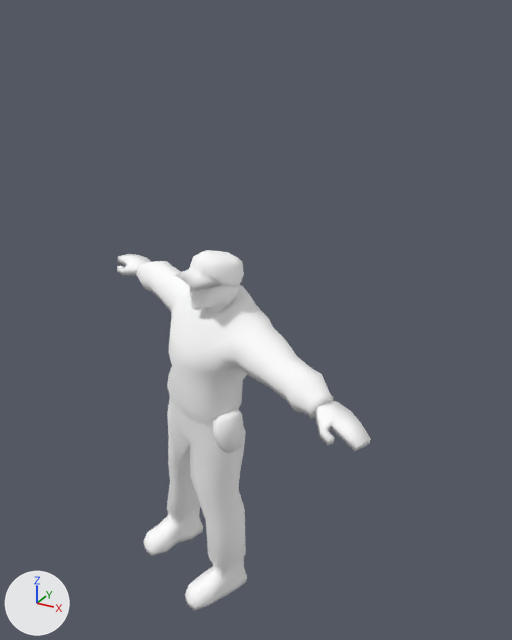
The Blender file trunk/data/blender/hero/hero.blend as it was, and as the next commit left it.
Both versions are drawn from a 50 mm camera at (3.47, -5.69, 4.27) aimed at (0.03, 0.55, 1.15). Lighting does not change. The marker at lower left points along +X, +Y and +Z. The same objects are shown in both versions, whatever each file hides.
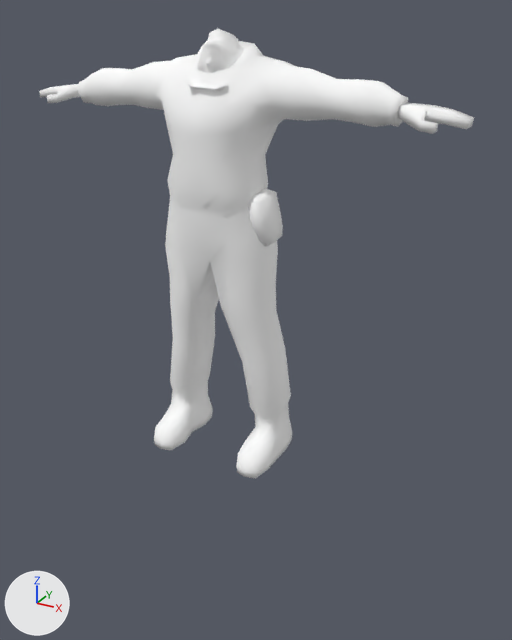
Where the change shows, as pixel boxes [x1, y1, x2, y2] in the pictures (512 x 640 px; the box of a moved part takes in the faces that stretch with it):
```json
{"object": "Cube.019", "change": "reshaped, moved, turned", "before": [117, 250, 371, 611], "after": [39, 41, 474, 479]}
{"object": "Cube.001", "change": "added", "after": [183, 28, 244, 91]}
{"part": 1, "of": "me_cube_021", "change": "moved or reshaped", "before": [212, 408, 244, 453], "after": [248, 188, 283, 247]}
{"part": 2, "of": "me_cube_021", "change": "moved or reshaped", "before": [315, 400, 371, 451], "after": [398, 103, 474, 134]}
{"part": 3, "of": "me_cube_021", "change": "moved or reshaped", "before": [117, 254, 151, 275], "after": [39, 84, 80, 103]}
{"part": 4, "of": "me_cube_021", "change": "moved or reshaped", "before": [136, 261, 333, 611], "after": [78, 41, 408, 479]}
{"part": 5, "of": "me_cube_021", "change": "deleted", "before": [189, 286, 239, 313]}
{"part": 6, "of": "me_cube_021", "change": "deleted", "before": [175, 250, 244, 291]}
```

Edits to the scene script, one JSON object a line:
```json
{"block": "me_cube_021", "where": "me_cube_021.from_pydata(...)  # 667 vertices, 775 faces; spans x -2.32..1.76, y -0.64..1.28, z -2.56..2.0"}
{"block": "me_cube_021", "where": "# used by ob_cube_019; location = (0.0, 0.0, 0.0)"}
{"block": "me_cube_021", "change": "me_cube_021 part 1: the loose piece of 20 vertices spanning x -0.16..0.13, y -0.16..0.19, z -0.27..0.26 is moved by (0.28, -0.32, 0.28)"}
{"block": "me_cube_021", "change": "me_cube_021 part 2: the loose piece of 28 vertices spanning x 1.18..1.76, y -0.64..-0.21, z 0.66..0.88 is moved by (0.28, -0.32, 0.28)"}
{"block": "me_cube_021", "change": "me_cube_021 part 3: the loose piece of 28 vertices spanning x -2.32..-1.72, y 0.87..1.28, z 1.2..1.35 is moved by (0.28, -0.32, 0.28)"}
{"block": "me_cube_021", "change": "me_cube_021 part 4: the loose piece of 394 vertices spanning x -1.81..1.29, y -0.45..1.1, z -2.56..1.54 is moved by (0.28, -0.32, 0.28)"}
{"block": "me_cube_021", "change": "me_cube_021 part 5: the loose piece of 145 vertices spanning x -0.46..0.0, y -0.11..0.44, z 1.32..1.92 is deleted"}
{"block": "me_cube_021", "change": "me_cube_021 part 6: the loose piece of 52 vertices spanning x -0.56..0.03, y -0.25..0.47, z 1.64..2.0 is deleted"}
{"op": "add", "block": "me_cube", "code": ["me_cube = bpy.data.meshes.new('Cube')", "me_cube.from_pydata(...)  # 197 vertices, 307 faces; spans x -0.237..0.22, y -0.333..0.365, z -0.345..0.327", "me_cube.polygons.foreach_set('use_smooth', [True] * 307)", "me_cube.materials.append(mat_material_001)  # white #ffffff"]}
{"op": "set", "path": "ob_cube_019.location", "old": "(0.0, 0.0, 0.0)", "new": "(0.18, 0.04, 2.19)"}
{"op": "set", "path": "ob_cube_019.rotation_euler", "old": "(0.0, 0.0, 0.0)", "new": "(-0.0549, -0.127, 0.409)", "note": "degrees (0, 0, 0) -> degrees (-3.1, -7.3, 23)"}
{"op": "add", "block": "ob_cube_001", "code": ["ob_cube_001 = bpy.data.objects.new('Cube.001', me_cube)", "ob_cube_001.location = (-0.01, -0.09, 3.77)", "ob_cube_001.rotation_euler = (0.0138, -3.08, 0.172)  # degrees (0.8, -176, 10)"]}
```
